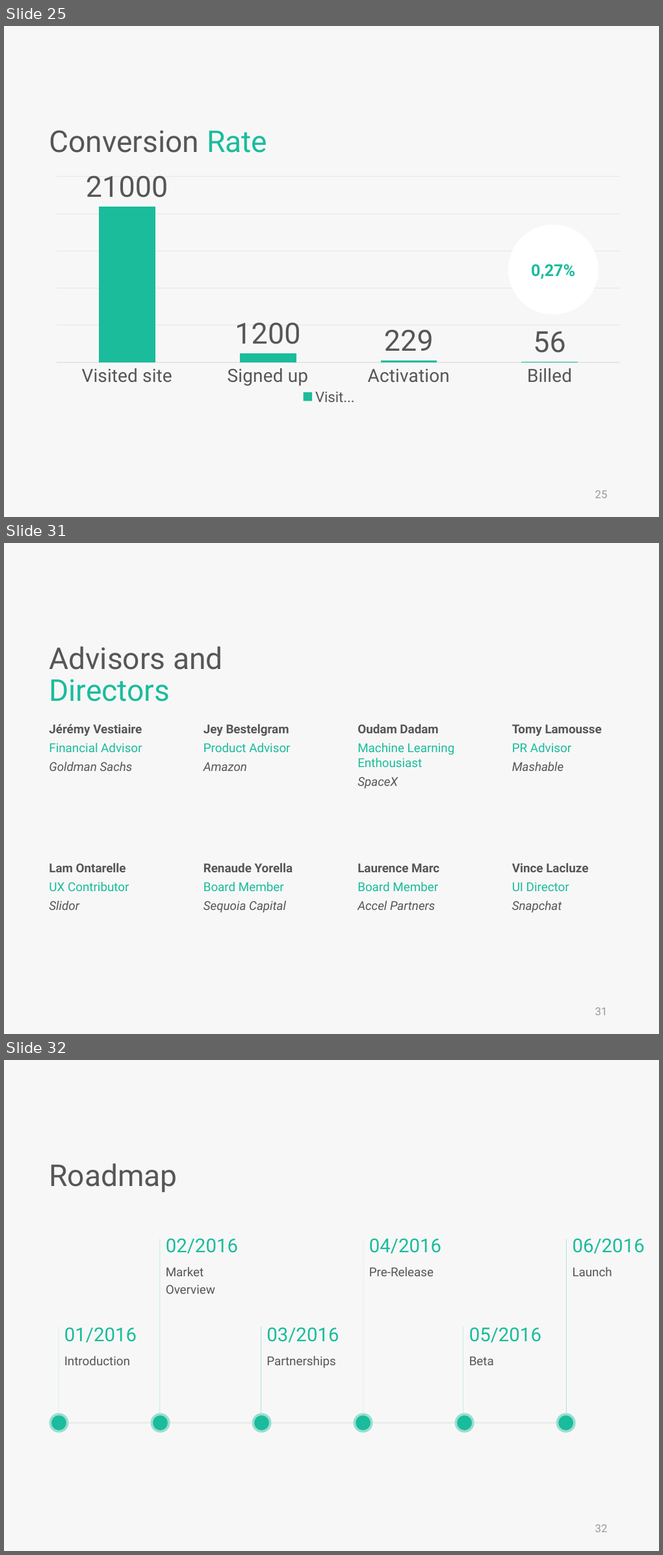
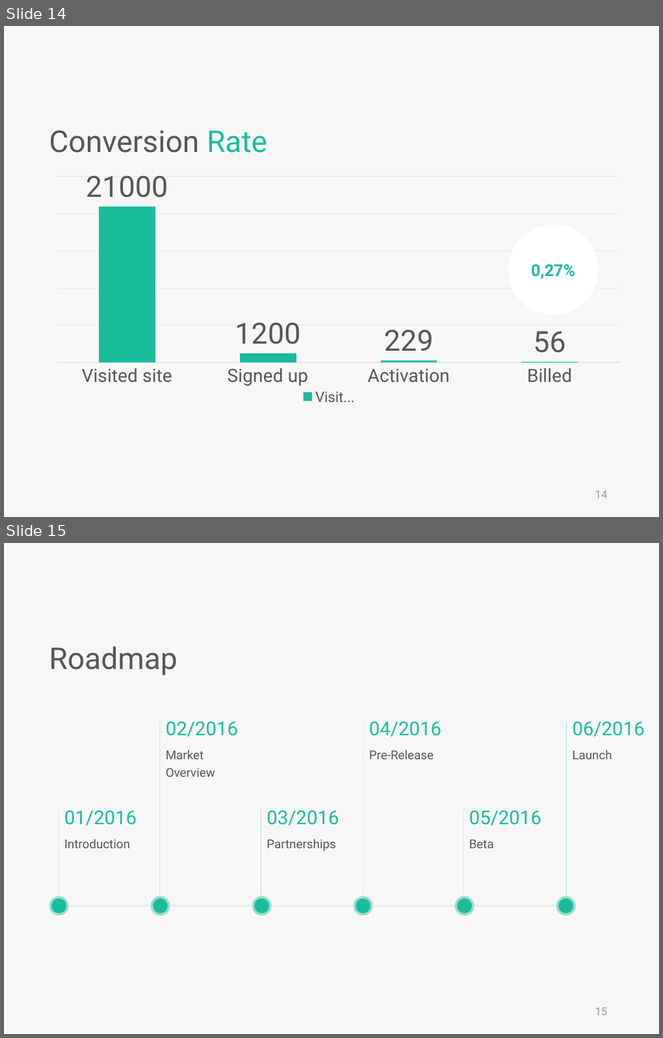
Before and after one commit to skyran1278/VbaProject, a slide deck: 20180126_SmartSplice/20180808_Meeting/SmartSplice.pptx. Shown one above the other, each under a label of ours: slides 25, 31 and 32 before the commit, slides 14 and 15 after it; the slides between them are not shown. The pictures are 663x1555 and 663x1038 pixels, drawn with LibreOffice and Linux fonts; fonts in the diff are those of the drawing. Boxes give left, top, right and bottom in pixels: in the first picture for what was removed or moved away, otherwise in the second. Text is boxed around its words. In the diff, an @@ line names an element or a change of style, - is before the commit and + after.

```diff
--- a/20180126_SmartSplice/20180808_Meeting/SmartSplice.pptx
+++ b/20180126_SmartSplice/20180808_Meeting/SmartSplice.pptx
@@ slide 31 removed at (x1=4, y1=543, x2=659, y2=1034), background #F7F7F7 @@
@@ text removed at (x1=49, y1=646, x2=223, y2=702) @@
-Advisors and Directors
@@ text removed at (x1=49, y1=724, x2=142, y2=771) @@
-Jérémy Vestiaire
-Financial Advisor
-Goldman Sachs
@@ text removed at (x1=204, y1=724, x2=290, y2=771) @@
-Jey Bestelgram
-Product Advisor
-Amazon
@@ text removed at (x1=358, y1=724, x2=455, y2=789) @@
-Oudam Dadam
-Machine Learning Enthousiast
-SpaceX
@@ text removed at (x1=512, y1=724, x2=602, y2=771) @@
-Tomy Lamousse
-PR Advisor
-Mashable
@@ text removed at (x1=49, y1=863, x2=129, y2=910) @@
-Lam Ontarelle
-UX Contributor
-Slidor
@@ text removed at (x1=204, y1=863, x2=293, y2=913) @@
-Renaude Yorella
-Board Member
-Sequoia Capital
@@ text removed at (x1=358, y1=863, x2=440, y2=910) @@
-Laurence Marc
-Board Member
-Accel Partners
@@ text removed at (x1=512, y1=863, x2=588, y2=913) @@
-Vince Lacluze
-UI Director
-Snapchat
@@ page number removed at (x1=596, y1=1008, x2=608, y2=1016) @@
-31
@@ what was slide 25 is now slide 14 @@
@@ page number at (x1=596, y1=491, x2=608, y2=499): text changed @@
-25
+14
@@ what was slide 32 is now slide 15 @@
@@ page number at (x1=596, y1=1008, x2=608, y2=1016): text changed @@
-32
+15
```
Also in this commit, not shown: 4 slides changed, 5 slides added, 25 other slides removed, 5 other files.
